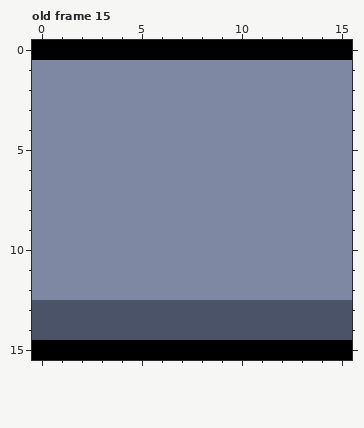
Two states of a pixel-art file, Core/assets/textures/sprite test.ase. The picture above is the old version.
16x16 pixels, 23 frames. Shown: old frame 15. The commit also changed other frames, which this record leaves out.
Once edited:
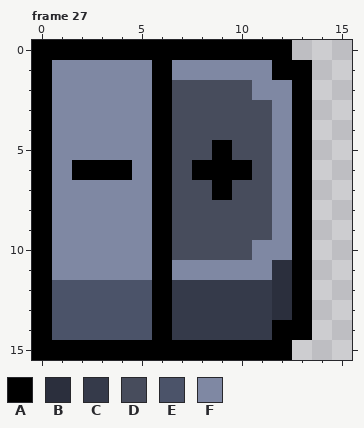
Palette (. is transparent): A #000000  B #2b2f3d  C #353a4a  D #474c5c  E #4b5369  F #7f88a3
A new or re-ordered frame is compared with the old frame closest to it.
The exact change:
frames 23 -> 32
Frame 27 is new; against old frame 15, layer "white tile":
y 0: x 13..15 AAA -> ...
y 1: x 0 F -> A; x 6 F -> A; x 12..15 FFFF -> AA..
y 2: x 0 F -> A; x 6..10 FFFFF -> ADDDD; x 13..15 FFF -> A..
y 3..4: x 0 F -> A; x 6..11 FFFFFF -> ADDDDD; x 13..15 FFF -> A..
y 5: x 0 F -> A; x 6..11 FFFFFF -> ADDADD; x 13..15 FFF -> A..
y 6: x 0 F -> A; x 2..4 FFF -> AAA; x 6..11 FFFFFF -> ADAAAD; x 13..15 FFF -> A..
y 7: x 0 F -> A; x 6..11 FFFFFF -> ADDADD; x 13..15 FFF -> A..
y 8..9: x 0 F -> A; x 6..11 FFFFFF -> ADDDDD; x 13..15 FFF -> A..
y 10: x 0 F -> A; x 6..10 FFFFF -> ADDDD; x 13..15 FFF -> A..
y 11: x 0 F -> A; x 6 F -> A; x 12..15 FFFF -> BA..
y 12: x 0..15 FFFFFFFFFFFFFFFF -> AEEEEEACCCCCBA..
y 13: x 0 E -> A; x 6..15 EEEEEEEEEE -> ACCCCCBA..
y 14: x 0 E -> A; x 6..15 EEEEEEEEEE -> ACCCCCAA..
y 15: x 13..15 AAA -> ...
Boxes around the changes in both pictures, in picture pixels (x1, y1, x2, y2):
changed: (32, 40, 352, 360)
